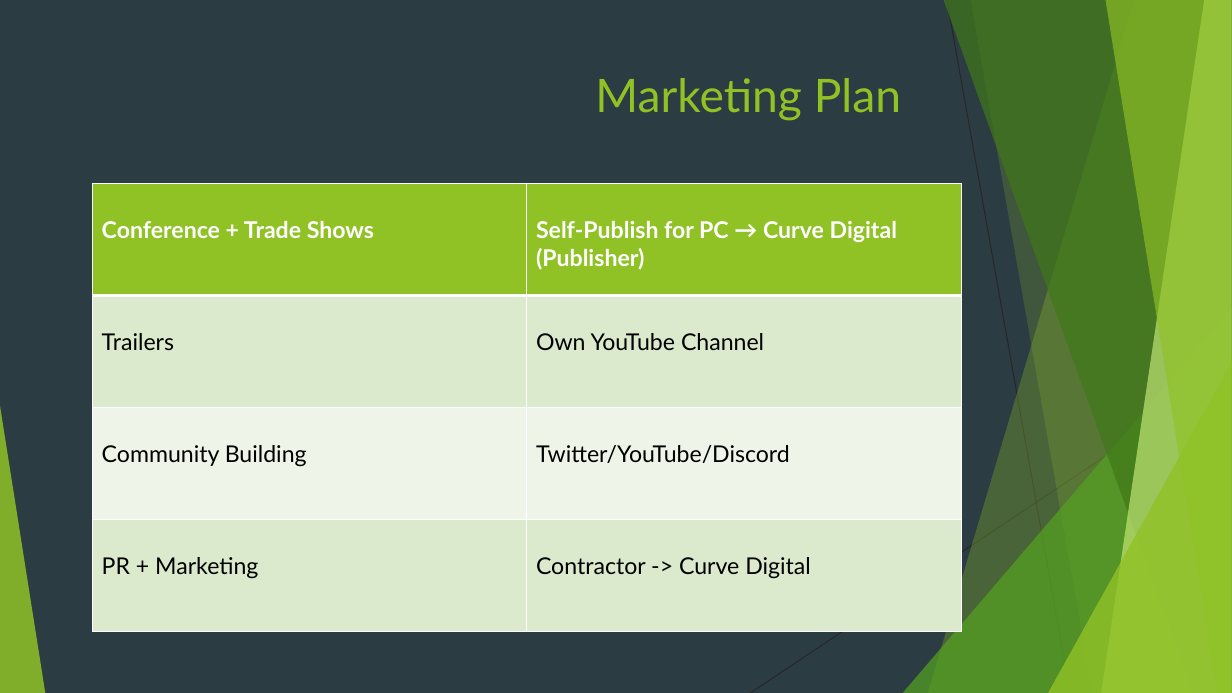
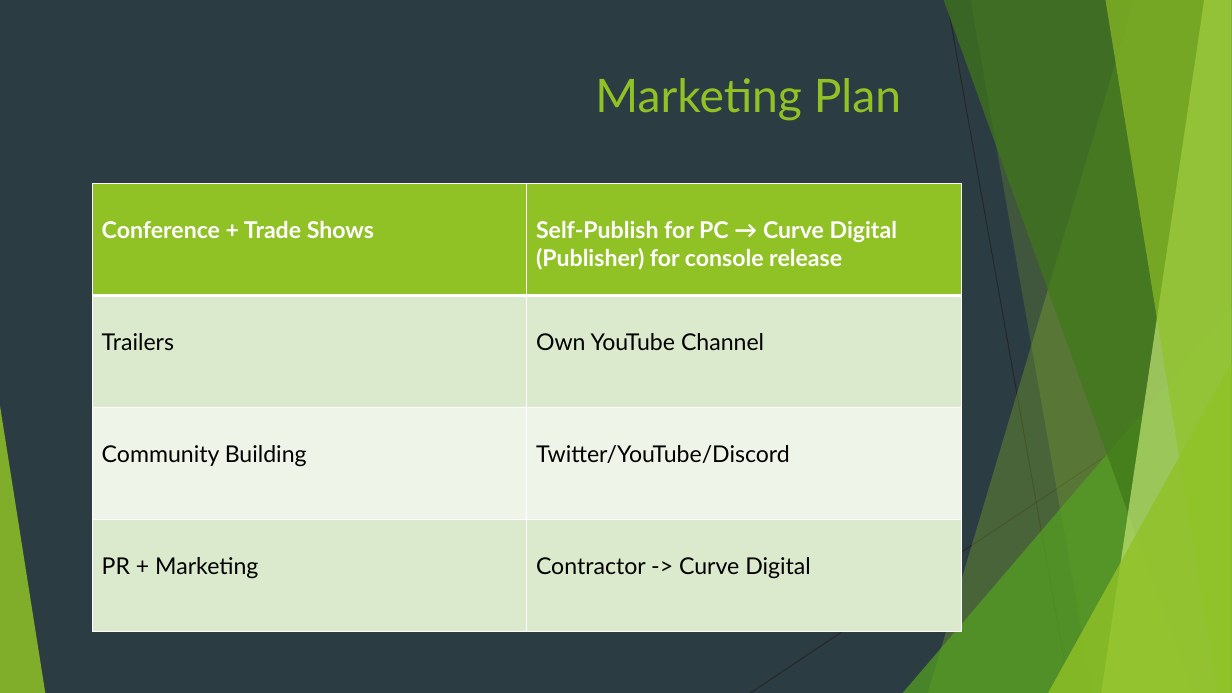
Before and after one commit to Pilokio/Tranzfuser, a slide deck: slide 8 of Virtual Pitch Presentation/Pitch.pptx. Drawn at 1232x693 pixels with LibreOffice and Linux fonts; fonts in the diff are those of the drawing. Boxes give left, top, right and bottom in pixels: in the first picture for what was removed or moved away, otherwise in the second. Text is boxed around its words. In the diff, an @@ line names an element or a change of style, - is before the commit and + after.

```diff
--- a/Virtual Pitch Presentation/Pitch.pptx
+++ b/Virtual Pitch Presentation/Pitch.pptx
@@ table at [92,183,961,631] @@
-row 1, column 2: Self-Publish for PC → Curve Digital (Publisher)
+row 1, column 2: Self-Publish for PC → Curve Digital (Publisher) for console release
```
Also in this commit, not shown: 4 other slides changed, 2 slides added, 1 slide removed, 1 other file.
